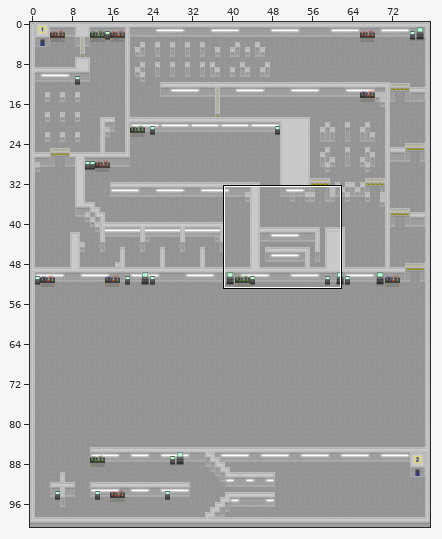
Tiled map, stored at core/assets/maps/level-1.tmx. Above: a wide view before the commit, with the close-up outlined.
Close-up. Before the commit:
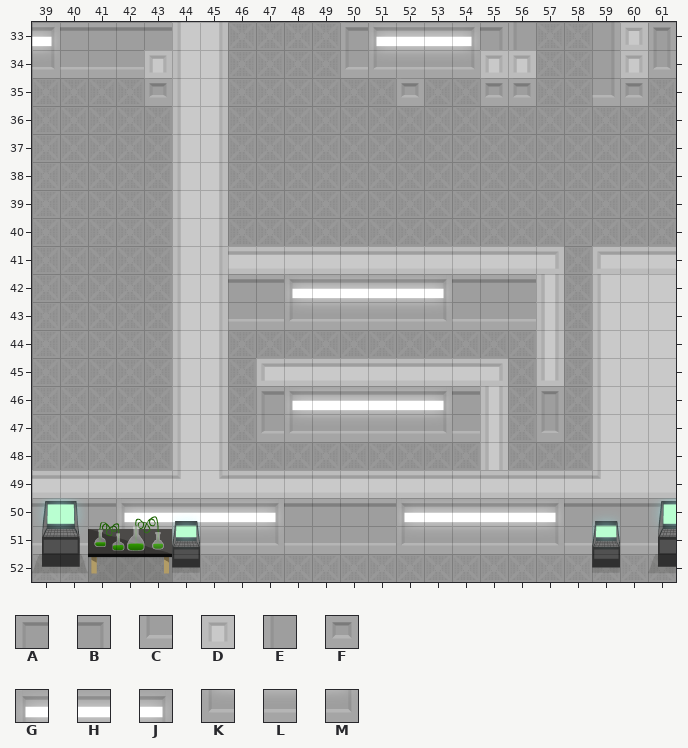
Cells are 32x32 px. Shown: x 39..61, y 33..52. The commit also changed other parts of the map, which this record leaves out. Tiles whose own drawing changed are shown in their newer look in all pictures.
Key: from "terrain": A 66, B 179, C 192, D 233, E 280, F 285; from "tilemap-set-peices-01": G 190, H 191, J 195, K 208, L 209, M 213.
_ is an empty cell.
Layers that did not change in this view are not listed.
Layer "Walls" before, first column x 47:
33 ___AGHHJBE
34 ___CKLLMDD
35 _____F__FF
36 __________
37 __________
38 __________
39 __________
40 __________
Now the later version:
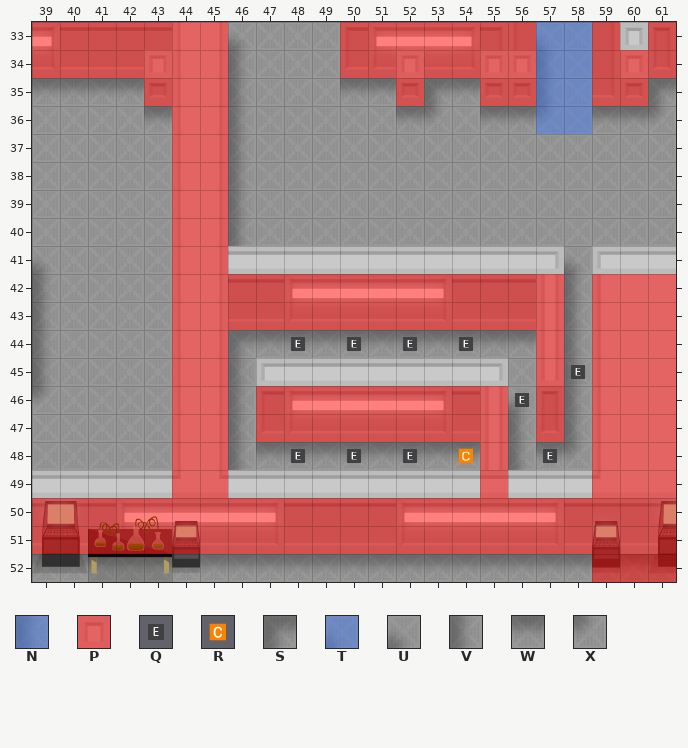
Further tiles: from "collisions": N 4, P 5; from "meta": Q 7, R 12; from "terrain": S 21, T 59, U 92, V 110, W 127, X 128.
Tiles of an added or newly shown layer are drawn over the layers below it.
See-through tiles are keyed as they look on the map.
From old to new:
Layer "Walls":
y 34: x 52 L -> D
Layer "Shadow":
y 33: x 46 _ -> U; x 57 _ -> T
y 34: x 46 _ -> V; x 57 _ -> V
y 35: x 39..42 ____ -> WWWW; x 46 _ -> V; x 50..51 __ -> WW; x 53..54 __ -> SW; x 57 _ -> V; x 61 _ -> S
y 36: x 43 _ -> W; x 46 _ -> V; x 52..53 __ -> WX; x 55..57 ___ -> WWX; x 59..61 ___ -> WWX
y 37..40: x 46 _ -> V
y 41: x 39 _ -> U; x 58 _ -> U
y 42..43: x 39 _ -> V; x 58 _ -> V
y 44: x 39 _ -> V; x 46..56 ___________ -> SWWWWWWWWWW; x 58 _ -> V
y 45: x 39 _ -> V; x 46 _ -> V; x 58 _ -> V
y 46: x 39 _ -> X; x 46 _ -> V; x 56 _ -> U; x 58 _ -> V
y 47: x 46 _ -> V; x 56 _ -> V; x 58 _ -> V
y 48: x 46..54 _________ -> VWWWWWWWW; x 56..58 ___ -> VWX
y 52: x 39..43 _____ -> WWWWW; x 45..61 _________________ -> WWWWWWWWWWWWWWWWW
Layer "Collisions" (now shown):
y 33: x 39..45 _______ -> PPPPPPP; x 50..59 __________ -> PPPPPPPNNP; x 61 _ -> P
y 34: x 39..45 _______ -> PPPPPPP; x 50..61 ____________ -> PPPPPPPNNPPP
y 35: x 43..45 ___ -> PPP; x 52 _ -> P; x 55..60 ______ -> PPNNPP
y 36: x 44..45 __ -> PP; x 57..58 __ -> NN
y 37..41: x 44..45 __ -> PP
y 42..43: x 44..57 ______________ -> PPPPPPPPPPPPPP; x 59..61 ___ -> PPP
y 44..45: x 44..45 __ -> PP; x 57 _ -> P; x 59..61 ___ -> PPP
y 46..47: x 44..45 __ -> PP; x 47..55 _________ -> PPPPPPPPP; x 57 _ -> P; x 59..61 ___ -> PPP
y 48..49: x 44..45 __ -> PP; x 55 _ -> P; x 59..61 ___ -> PPP
y 50..51: x 39..61 _______________________ -> PPPPPPPPPPPPPPPPPPPPPPP
y 52: x 59..61 ___ -> PPP
Layer "Meta" (now shown):
y 44: x 48 _ -> Q; x 50 _ -> Q; x 52 _ -> Q; x 54 _ -> Q
y 45: x 58 _ -> Q
y 46: x 56 _ -> Q
y 48: x 48 _ -> Q; x 50 _ -> Q; x 52 _ -> Q; x 54 _ -> R; x 57 _ -> Q
Pixel boxes of the changes (left, top, right, bottom) in both close-ups:
changed: (32, 22, 676, 582)
